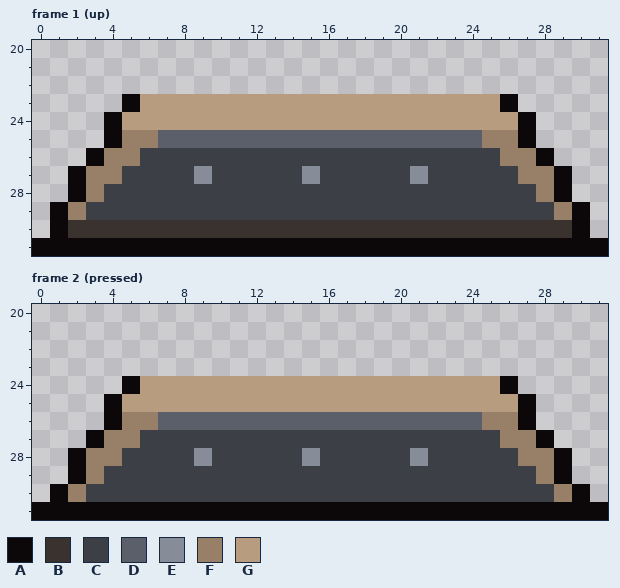
A pixel-art file gets an edit: projects/006_delve/art/prop_plate.aseprite. That is the earlier state.
32x32 pixels, 2 frames. Shown: frame 1 (up): x 0..31, y 20..31; frame 2 (pressed): x 0..31, y 20..31.
Palette (. is transparent): A #0c080a  B #3a322e  C #3c3f46  D #5a5f69  E #878d98  F #987f68  G #b89c80
Pixels before, frame 1 (up), first column x 0:
23 .....AGGGGGGGGGGGGGGGGGGGGA.....
24 ....AGGGGGGGGGGGGGGGGGGGGGGA....
25 ....AFFDDDDDDDDDDDDDDDDDDFFA....
26 ...AFFCCCCCCCCCCCCCCCCCCCCFFA...
27 ..AFFCCCCECCCCCECCCCCECCCCCFFA..
28 ..AFCCCCCCCCCCCCCCCCCCCCCCCCFA..
29 .AFCCCCCCCCCCCCCCCCCCCCCCCCCCFA.
30 .ABBBBBBBBBBBBBBBBBBBBBBBBBBBBA.
31 AAAAAAAAAAAAAAAAAAAAAAAAAAAAAAAA
Pixels before, frame 2 (pressed), first column x 0:
24 .....AGGGGGGGGGGGGGGGGGGGGA.....
25 ....AGGGGGGGGGGGGGGGGGGGGGGA....
26 ....AFFDDDDDDDDDDDDDDDDDDFFA....
27 ...AFFCCCCCCCCCCCCCCCCCCCCFFA...
28 ..AFFCCCCECCCCCECCCCCECCCCCFFA..
29 ..AFCCCCCCCCCCCCCCCCCCCCCCCCFA..
30 .AFCCCCCCCCCCCCCCCCCCCCCCCCCCFA.
31 AAAAAAAAAAAAAAAAAAAAAAAAAAAAAAAA
The same view after the edit:
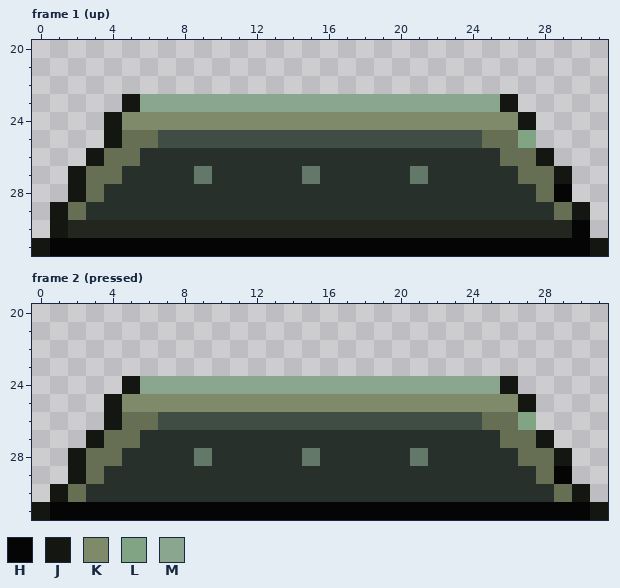
Colours new in this view: H #050505  J #141612  K #7f8a6a  L #80a484  M #8aa68f
Edits made:
colour B: #3a322e -> #23261f
colour C: #3c3f46 -> #28302b
colour D: #5a5f69 -> #3f4d44
colour E: #878d98 -> #637869
colour F: #987f68 -> #666e54
Changed rows in their new state; - is a pixel that keeps its letter.
Frame 1 (up):
first column x 0:
23 -----JMMMMMMMMMMMMMMMMMMMMJ-----
24 ----JKKKKKKKKKKKKKKKKKKKKKKJ----
25 ----J----------------------L----
26 ---J------------------------J---
27 --J--------------------------J--
28 --J--------------------------H--
29 -J----------------------------J-
30 -J----------------------------H-
31 JHHHHHHHHHHHHHHHHHHHHHHHHHHHHHHJ
Frame 2 (pressed):
first column x 0:
24 -----JMMMMMMMMMMMMMMMMMMMMJ-----
25 ----JKKKKKKKKKKKKKKKKKKKKKKJ----
26 ----J----------------------L----
27 ---J------------------------J---
28 --J--------------------------J--
29 --J--------------------------H--
30 -J----------------------------J-
31 JHHHHHHHHHHHHHHHHHHHHHHHHHHHHHHJ
Where, in picture pixels (left, top, right, bottom), the same in both pictures:
changed: (32, 94, 608, 256)
changed: (32, 376, 608, 520)
